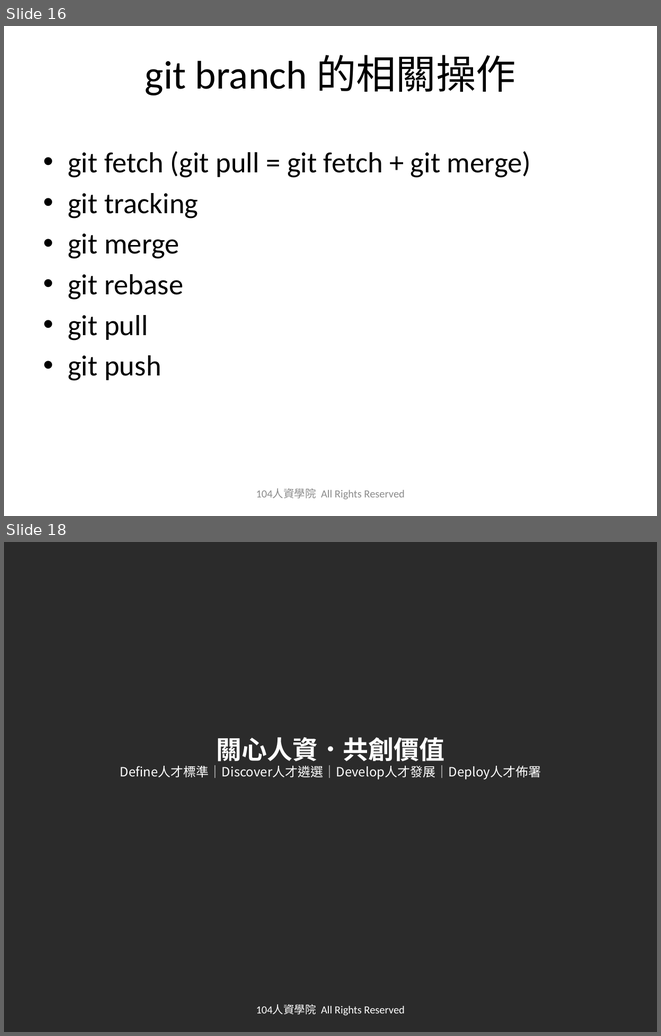
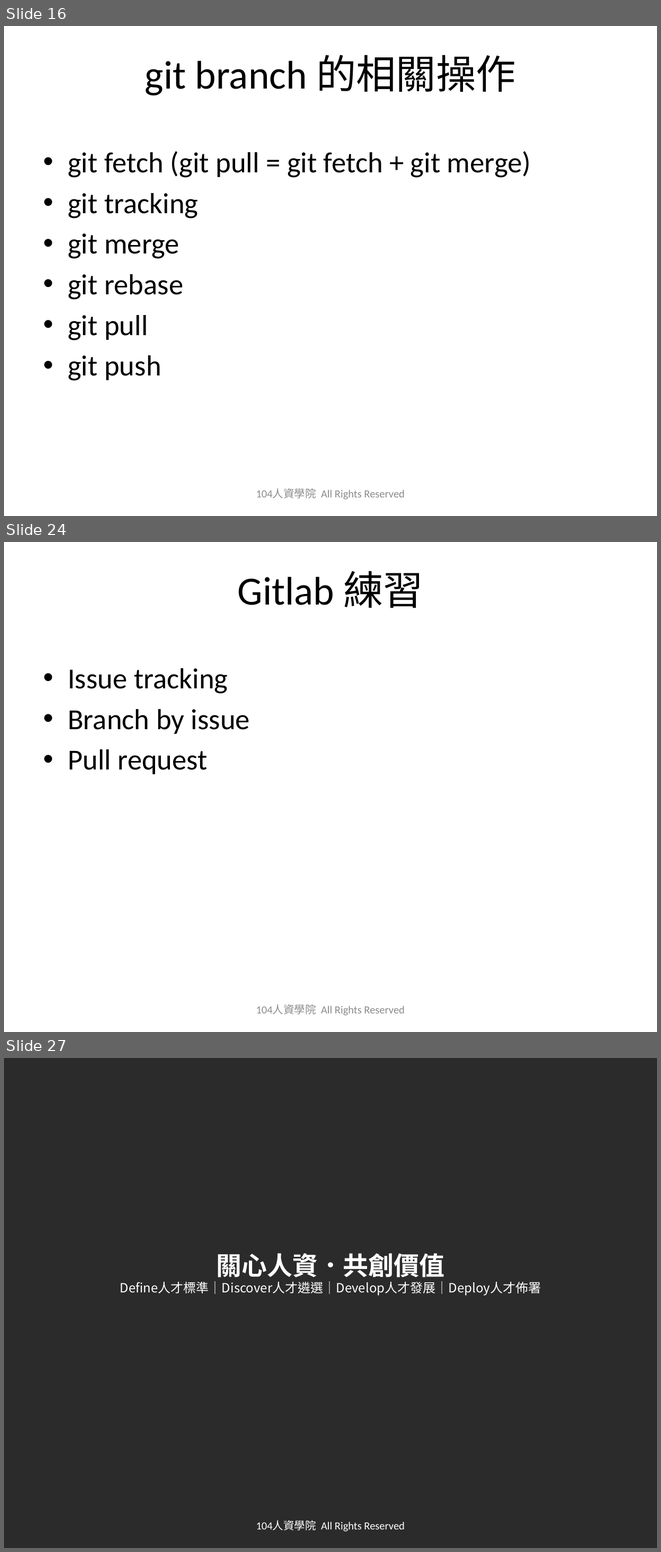
Before and after one commit to austinwang104/playGit, a slide deck: 2019_0627_Git_Share_HA.pptx. Shown one above the other, each under a label of ours: slides 16 and 18 before the commit, slides 16, 24 and 27 after it; the slides between them are not shown. The pictures are 661x1036 and 661x1552 pixels, drawn with LibreOffice and Linux fonts; fonts in the diff are those of the drawing; background and template pictures are left out; a plain dark background stands for a picture behind light text. Boxes give left, top, right and bottom in pixels: in the first picture for what was removed or moved away, otherwise in the second. Text is boxed around its words. In the diff, an @@ line names an element or a change of style, - is before the commit and + after.

```diff
--- a/2019_0627_Git_Share_HA.pptx
+++ b/2019_0627_Git_Share_HA.pptx
@@ slide 24 added at [4,542,657,1032], background picture (left out) @@
@@ title added at [238,571,424,608], 44 pt, text #000000 @@
+Gitlab 練習
@@ text added at [68,668,250,774], 32 pt, text #000000 @@
+• Issue tracking
+• Branch by issue
+• Pull request
@@ text added at [256,1004,405,1015], 12 pt, text #8C8C8C @@
+104人資學院 All Rights Reserved
@@ what was slide 18 is now slide 27 @@
```
Also in this commit, not shown: 1 slide changed, 8 other slides added, 1 other file.
